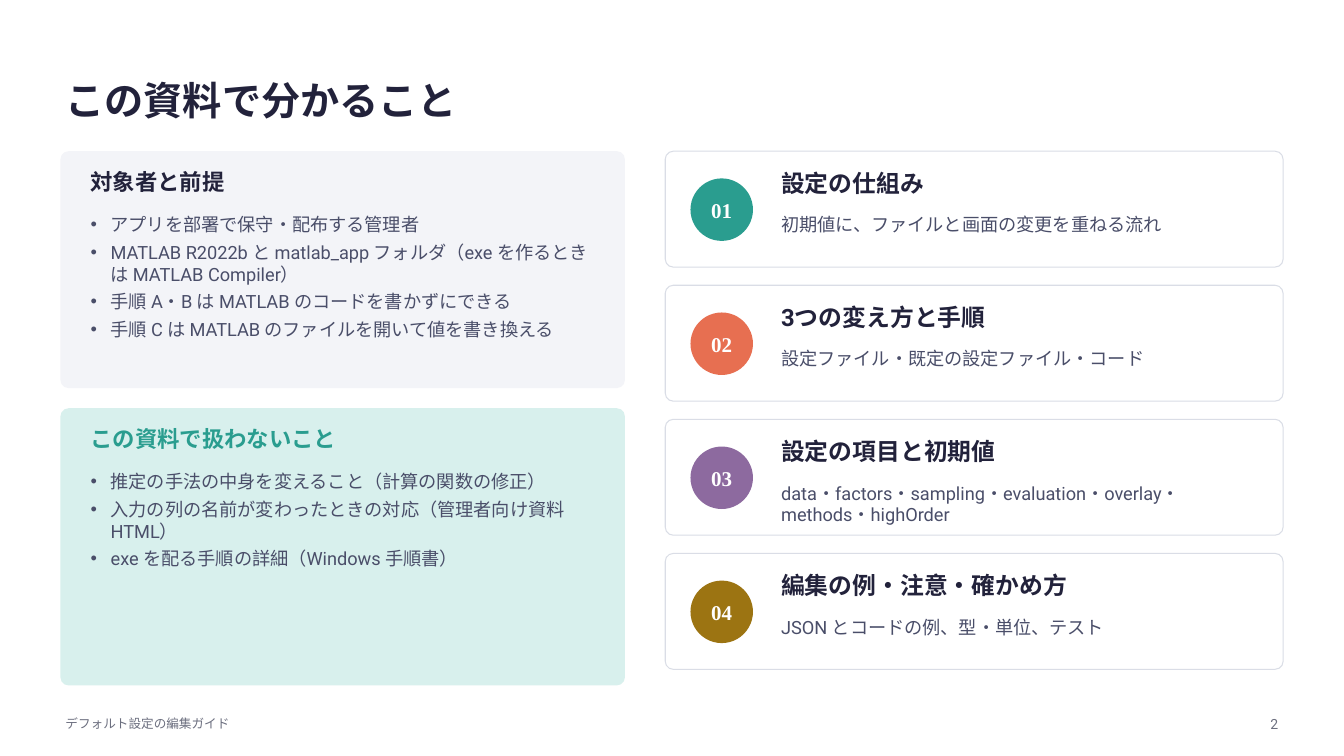
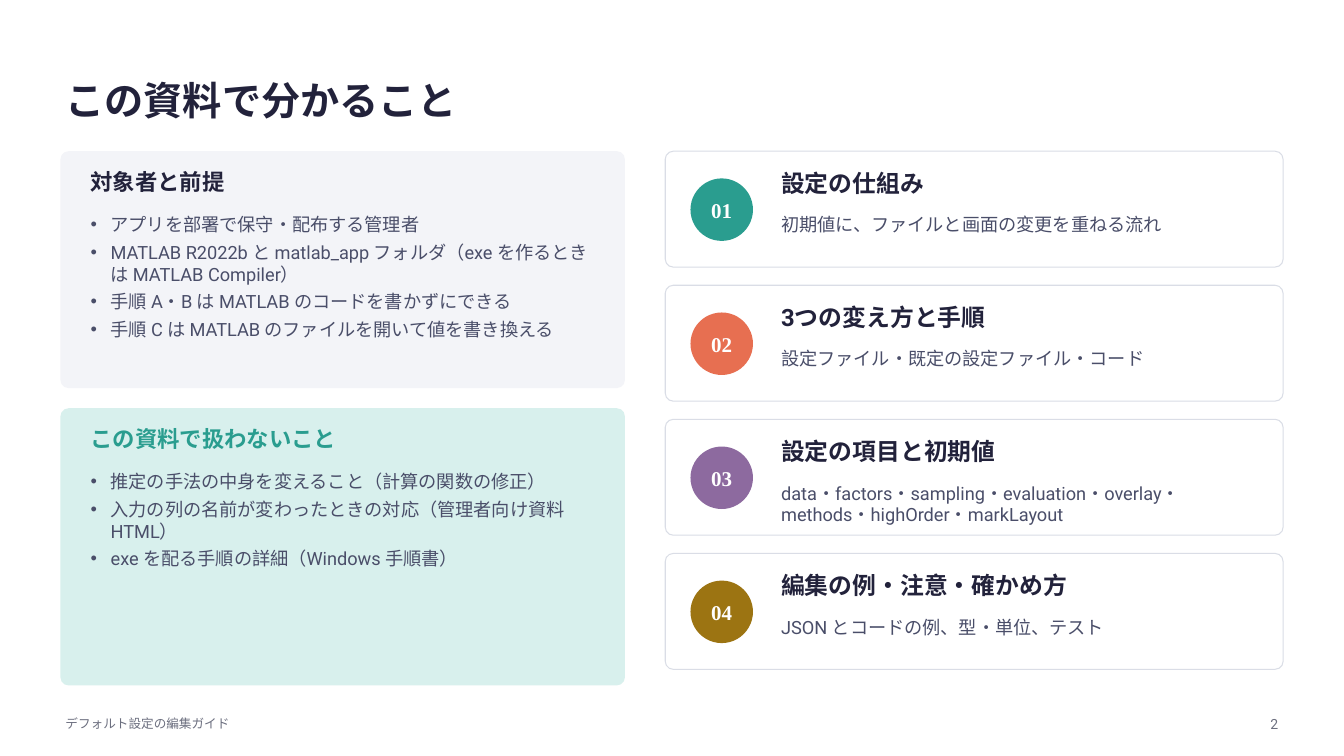
Before and after one commit to rsakamoto-0824/alignment-estimation-benchmark, a slide deck: slide 2 of matlab_app/docs/defaults_guide/デフォルト設定の編集ガイド.pptx. Drawn at 1344x756 pixels with LibreOffice and Linux fonts; fonts in the diff are those of the drawing. Boxes give left, top, right and bottom in pixels: in the first picture for what was removed or moved away, otherwise in the second. Text is boxed around its words. In the diff, an @@ line names an element or a change of style, - is before the commit and + after.

```diff
--- a/matlab_app/docs/defaults_guide/デフォルト設定の編集ガイド.pptx
+++ b/matlab_app/docs/defaults_guide/デフォルト設定の編集ガイド.pptx
@@ text at (x1=781, y1=486, x2=1180, y2=525): text changed @@
-data・factors・sampling・evaluation・overlay・methods・highOrder
+data・factors・sampling・evaluation・overlay・methods・highOrder・markLayout
```
Also in this commit, not shown: 9 other slides changed, 1 slide added, 36 other files.
